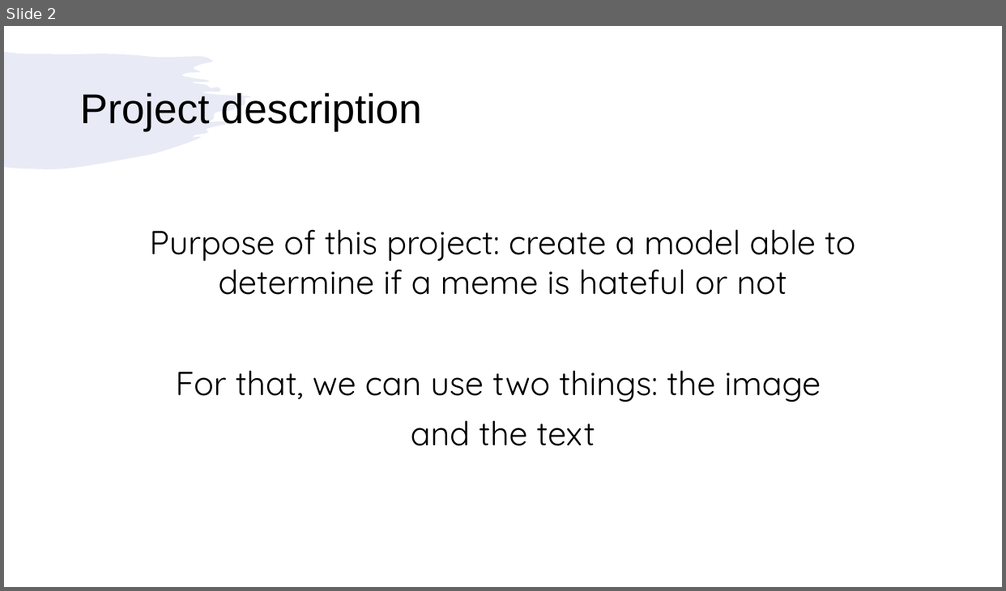
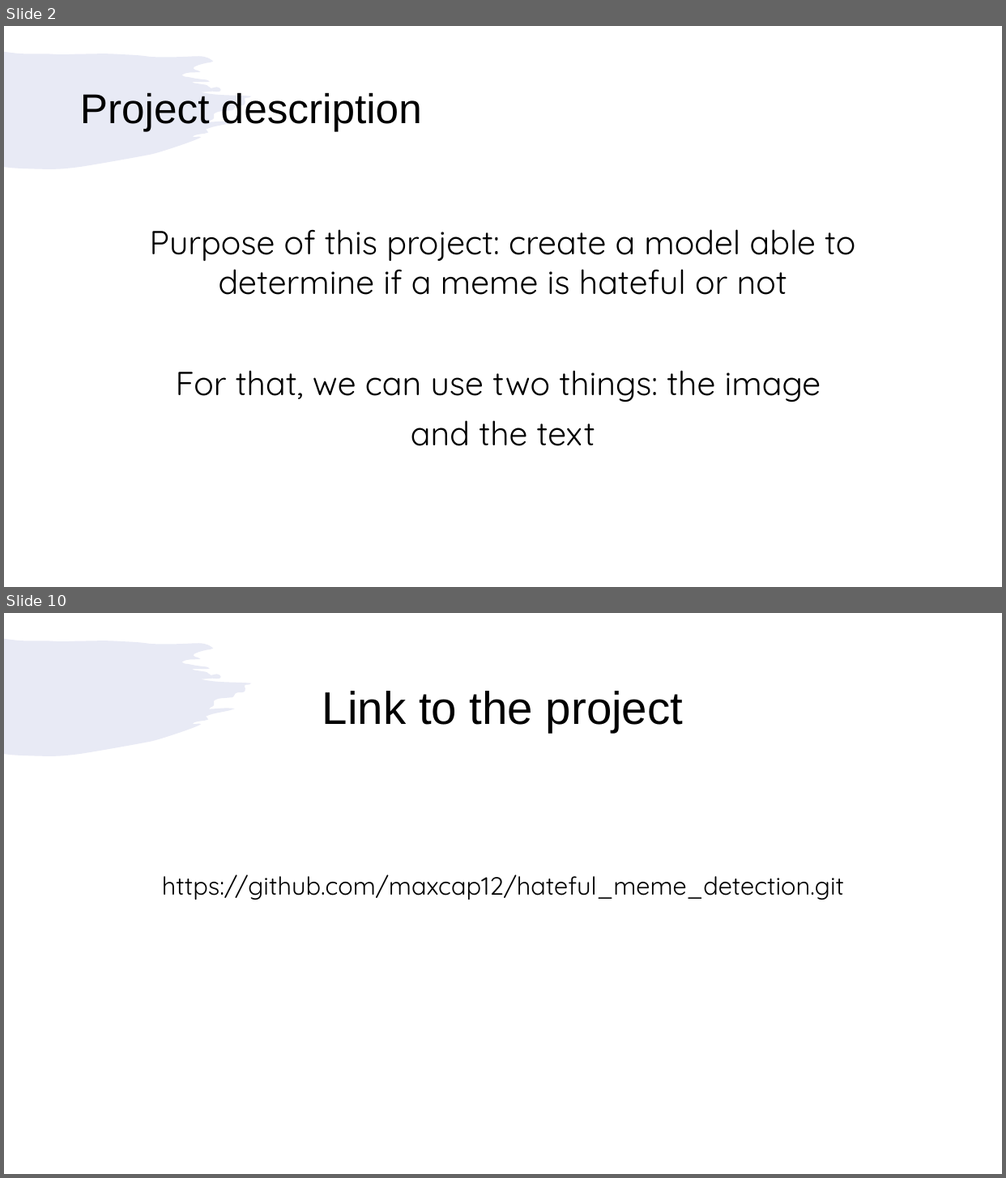
Before and after one commit to maxcap12/hateful_meme_detection, a slide deck: presentation.pptx. Shown one above the other, each under a label of ours: slide 2 before the commit, slides 2 and 10 after it; the slides between them are not shown. The pictures are 1006x591 and 1006x1178 pixels, drawn with LibreOffice and Linux fonts; fonts in the diff are those of the drawing. Boxes give left, top, right and bottom in pixels: in the first picture for what was removed or moved away, otherwise in the second. Text is boxed around its words. In the diff, an @@ line names an element or a change of style, - is before the commit and + after.

```diff
--- a/presentation.pptx
+++ b/presentation.pptx
@@ slide 10 added at (x1=4, y1=613, x2=1002, y2=1174), background #FFFFFF; not listed: 1 template element that a slide beside it also shows @@
@@ title added at (x1=322, y1=691, x2=683, y2=732), 44 pt, text #000000 @@
+Link to the project
@@ text added at (x1=162, y1=875, x2=844, y2=900), 24 pt, text #000000 @@
+https://github.com/maxcap12/hateful_meme_detection.git
```
Also in this commit, not shown: 2 slides changed, 6 other slides added, 1 slide removed, 1 other file.
